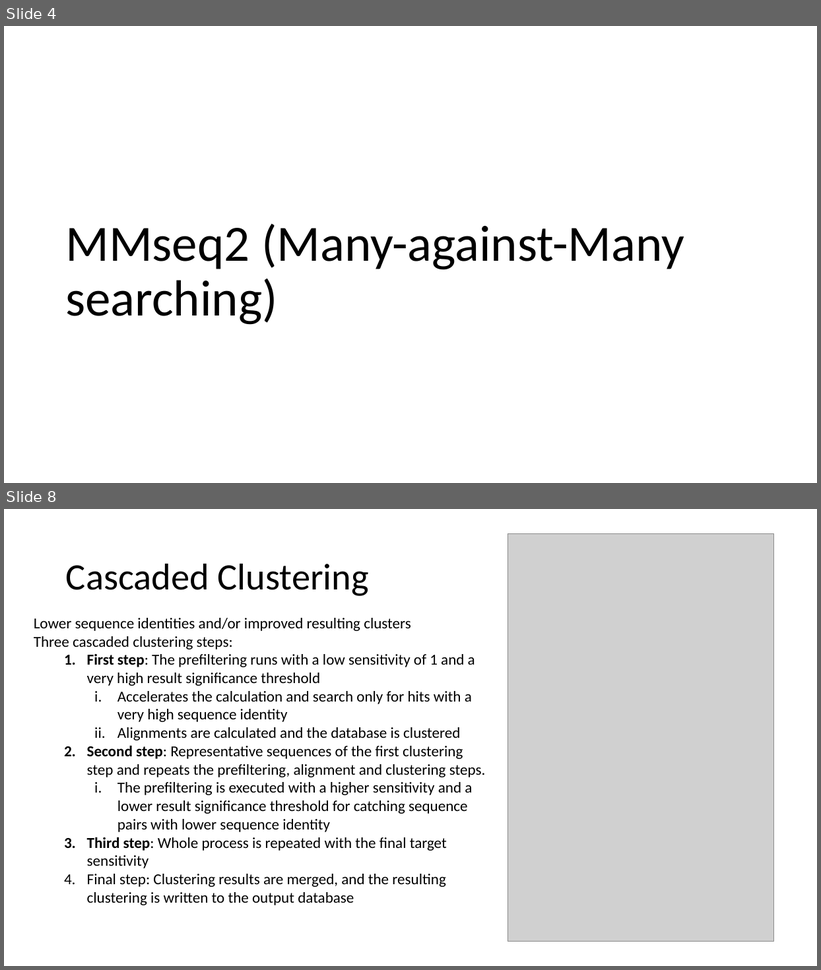
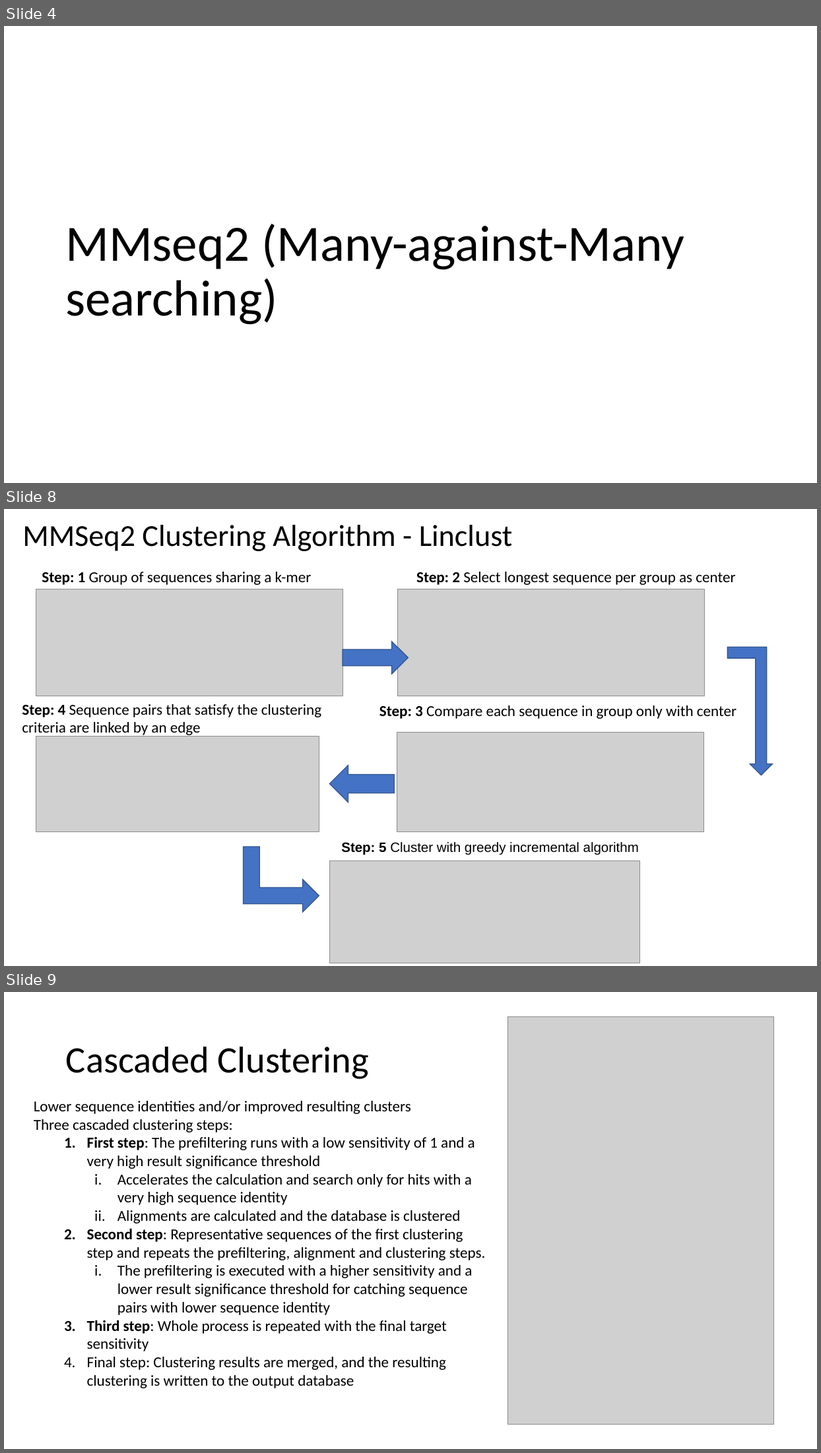
Before and after one commit to anthschr/ECE450_Tutorial_6, a slide deck: MMSEQS.pptx. Shown one above the other, each under a label of ours: slides 4 and 8 before the commit, slides 4, 8 and 9 after it; the slides between them are not shown. The pictures are 821x970 and 821x1453 pixels, drawn with LibreOffice and Linux fonts; fonts in the diff are those of the drawing; grey boxes stand for pictures. Boxes give left, top, right and bottom in pixels: in the first picture for what was removed or moved away, otherwise in the second. Text is boxed around its words. In the diff, an @@ line names an element or a change of style, - is before the commit and + after.

```diff
--- a/MMSEQS.pptx
+++ b/MMSEQS.pptx
@@ slide 8 added at (4, 509, 817, 966), background #FFFFFF @@
@@ title added at (22, 525, 513, 551), 36 pt, text #000000 @@
+MMSeq2 Clustering Algorithm - Linclust
@@ text added at (42, 572, 312, 585), 18 pt, text #000000 @@
+Step: 1 Group of sequences sharing a k-mer
@@ text added at (416, 572, 735, 585), 18 pt, text #000000 @@
+Step: 2 Select longest sequence per group as center
@@ picture added at (36, 589, 343, 696) @@
@@ picture added at (397, 589, 704, 696) @@
@@ right arrow added at (343, 642, 408, 674), fill #4472C4, outline #325491 1 pt @@
@@ bent up arrow added at (728, 647, 773, 775), fill #4472C4, outline #325491 1 pt @@
@@ text added at (22, 704, 321, 737), 18 pt, text #000000 @@
+Step: 4 Sequence pairs that satisfy the clustering criteria are linked by an edge
@@ text added at (380, 706, 737, 719), 18 pt, text #000000 @@
+Step: 3 Compare each sequence in group only with center
@@ picture added at (36, 737, 319, 832) @@
@@ picture added at (397, 732, 704, 832) @@
@@ right arrow added at (330, 766, 395, 803), fill #4472C4, outline #325491 1 pt @@
@@ text added at (341, 842, 639, 855), 16 pt, text #000000 @@
+Step: 5 Cluster with greedy incremental algorithm
@@ bent up arrow added at (244, 847, 319, 912), fill #4472C4, outline #325491 1 pt @@
@@ picture added at (330, 861, 640, 964) @@
@@ what was slide 8 is now slide 9 @@
```
Also in this commit, not shown: 3 slides changed.
